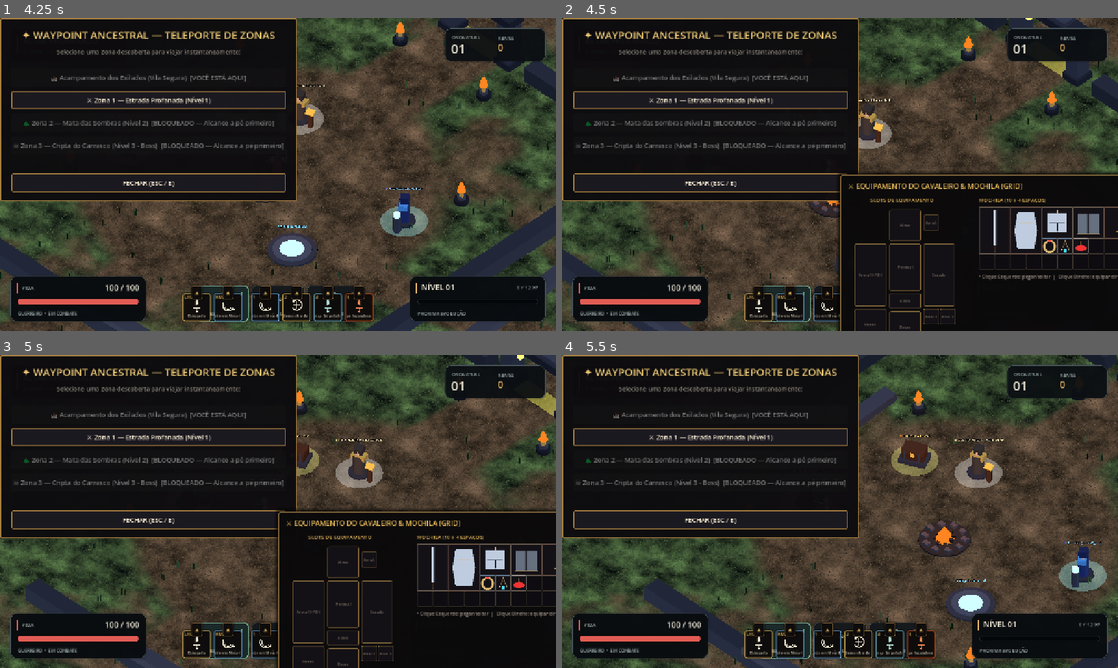
Above: before the commit, frames 1-4 (two rows, left to right).
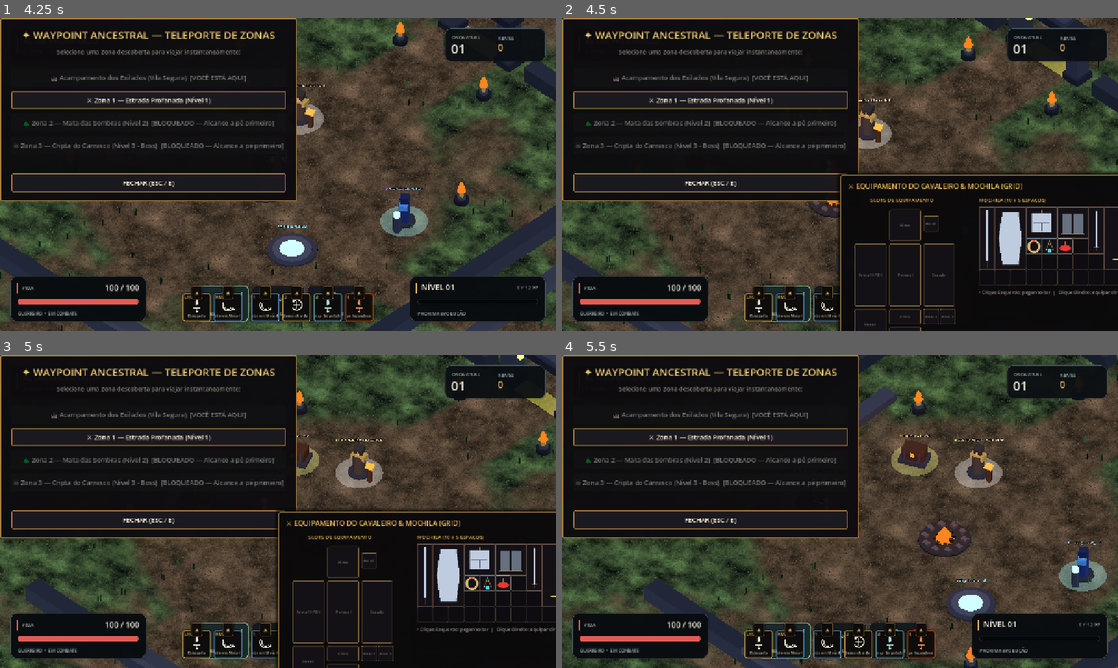
Above: after the commit, the same moments.

Repository: mguedesdev/tower-arpg
Game: Godot game, scene res://scenes/main.tscn
Two runs of this game, one before a commit and one after it. Both use one fixed random seed, a clock stepped at 60 frames per second and the inputs below.
Inputs (mouse positions are in pixels of both pictures, inside the frame that each line leads up to):
- Up to frame 1 (4.25 s): click "🗺 CAMPANHA ARPG (VILA & MAPAS…" at 0.5 s; tap Enter at 1.25 s; move the mouse to (400, 158) at 1.27 s; hold D (move_right) 1.28-2.03 s; tap 2 (form_arc) at 1.35 s; click (400, 158) at 1.42 s; tap Space at 1.52, 2.27, 3.77 s; move the mouse to (166, 190) at 2.02 s; hold S (move_down) 2.03-2.78 s; tap 3 (form_spin) at 2.1 s; move the mouse to (333, 105) at 2.77 s; hold D (move_right) 2.78-3.53 s; tap 1 (form_stab) at 2.85 s; move the mouse to (250, 237) at 3.52 s; hold W (move_up) from 3.53 s (still down); tap E at 3.6 s; click (250, 237) at 3.67 s
- Up to frame 2 (4.5 s): move the mouse to (1006, 221) at 4.27 s; release W (move_up) at 4.28 s; hold A (move_left) from 4.28 s (still down); tap I at 4.35 s
- Up to frame 3 (5 s): keep holding A (move_left); tap Space at 4.52 s
- Up to frame 4 (5.5 s): keep holding A (move_left); move the mouse to (673, 464) at 5.02 s; tap B at 5.1 s; tap Space at 5.27 s

Frame 1 is identical in both runs. In frame 2, 2.7% of the frame differs, in the area x 58-100%, y 57-100%; in frame 3, 2.7%; in frame 4, nothing differs.

Commit message:
refactor(items): refined item grid dimensions (1x3 dagger, 1x4 1H sword, 2x4 2H sword & armor, 2x2 gloves/helm/boots, 10x5 backpack)

Diff:
--- a/core/items/item_database.gd
+++ b/core/items/item_database.gd
@@ -17,52 +17,52 @@
 
 
 static func _initialize_catalog() -> void:
-	# 1. Espada Montante 2H (2x4 - 4 de altura, 2 de largura)
+	# 1. Espada Montante 2H (2 colunas x 4 linhas - 4x2 grande e pesada)
 	_register("greatsword_iron", "Espada Montante Pesada", ItemDefinition.ItemCategory.WEAPON_2H, ItemDefinition.EquipmentSlot.MAIN_HAND, Vector2i(2, 4), {
 		"dmg_min": 28, "dmg_max": 42, "atk_spd": 0.85, "req_str": 24, "req_agi": 10, "gold": 65, "icon": "res://assets/items/greatsword.png"
 	})
 
-	# 2. Espada Longa 1H (2x3)
-	_register("sword_steel", "Espada Longa de Aço", ItemDefinition.ItemCategory.WEAPON_1H, ItemDefinition.EquipmentSlot.MAIN_HAND, Vector2i(2, 3), {
+	# 2. Espada Longa 1H (1 coluna x 4 linhas - 4x1 fina e comprida)
+	_register("sword_steel", "Espada Longa de Aço", ItemDefinition.ItemCategory.WEAPON_1H, ItemDefinition.EquipmentSlot.MAIN_HAND, Vector2i(1, 4), {
 		"dmg_min": 16, "dmg_max": 24, "atk_spd": 1.10, "req_str": 16, "req_agi": 12, "gold": 40, "icon": "res://assets/items/sword.png"
 	})
 
-	# 3. Adaga Afiada (2x2)
-	_register("dagger_sharp", "Adaga de Aço", ItemDefinition.ItemCategory.WEAPON_1H, ItemDefinition.EquipmentSlot.MAIN_HAND, Vector2i(2, 2), {
+	# 3. Adaga Afiada (1 coluna x 3 linhas - 3x1 fina e compacta)
+	_register("dagger_sharp", "Adaga de Aço", ItemDefinition.ItemCategory.WEAPON_1H, ItemDefinition.EquipmentSlot.MAIN_HAND, Vector2i(1, 3), {
 		"dmg_min": 9, "dmg_max": 14, "atk_spd": 1.45, "req_str": 10, "req_agi": 18, "gold": 25, "icon": "res://assets/items/dagger.png"
 	})
 
-	# 4. Escudo de Torre (2x4)
+	# 4. Escudo de Torre (2 colunas x 4 linhas - 4x2)
 	_register("shield_tower", "Escudo de Torre de Ferro", ItemDefinition.ItemCategory.SHIELD, ItemDefinition.EquipmentSlot.OFF_HAND, Vector2i(2, 4), {
 		"armor": 32, "hp": 40, "req_str": 25, "gold": 55, "icon": "res://assets/items/tower_shield.png"
 	})
 
-	# 5. Escudo Redondo (2x3)
-	_register("shield_round", "Escudo com Crista", ItemDefinition.ItemCategory.SHIELD, ItemDefinition.EquipmentSlot.OFF_HAND, Vector2i(2, 3), {
+	# 5. Escudo Redondo (2 colunas x 2 linhas - 2x2)
+	_register("shield_round", "Escudo com Crista", ItemDefinition.ItemCategory.SHIELD, ItemDefinition.EquipmentSlot.OFF_HAND, Vector2i(2, 2), {
 		"armor": 18, "hp": 20, "req_str": 14, "gold": 30, "icon": "res://assets/items/shield.png"
 	})
 
-	# 6. Peitoral de Placas (2x3)
-	_register("chest_plate", "Peitoral de Placas de Aço", ItemDefinition.ItemCategory.CHEST, ItemDefinition.EquipmentSlot.CHEST, Vector2i(2, 3), {
+	# 6. Peitoral de Placas (2 colunas x 4 linhas - 4x2 robusto)
+	_register("chest_plate", "Peitoral de Placas de Aço", ItemDefinition.ItemCategory.CHEST, ItemDefinition.EquipmentSlot.CHEST, Vector2i(2, 4), {
 		"armor": 35, "hp": 50, "req_str": 22, "gold": 70, "icon": "res://assets/items/chest.png"
 	})
 
-	# 7. Elmo de Ferro (2x2)
+	# 7. Elmo de Ferro (2 colunas x 2 linhas - 4 slots)
 	_register("helm_iron", "Elmo de Ferro Pesado", ItemDefinition.ItemCategory.HELMET, ItemDefinition.EquipmentSlot.HELMET, Vector2i(2, 2), {
 		"armor": 16, "hp": 25, "req_str": 16, "gold": 35, "icon": "res://assets/items/helm.png"
 	})
 
-	# 8. Botas de Placa (2x2)
+	# 8. Botas de Placa (2 colunas x 2 linhas - 4 slots)
 	_register("boots_plate", "Grevas de Combate", ItemDefinition.ItemCategory.BOOTS, ItemDefinition.EquipmentSlot.BOOTS, Vector2i(2, 2), {
 		"armor": 12, "spd_pct": 0.08, "req_str": 14, "gold": 30, "icon": "res://assets/items/boots.png"
 	})
 
-	# 9. Luvas de Malha (2x2)
+	# 9. Luvas de Malha (2 colunas x 2 linhas - mais largas, 4 slots)
 	_register("gloves_chain", "Manoplas Reforçadas", ItemDefinition.ItemCategory.GLOVES, ItemDefinition.EquipmentSlot.GLOVES, Vector2i(2, 2), {
 		"armor": 10, "req_str": 12, "gold": 25, "icon": "res://assets/items/gloves.png"
 	})
 
-	# 10. Cinto Reforçado (2x1)
+	# 10. Cinto Reforçado (2 colunas x 1 linha - 2x1)
 	_register("belt_leather", "Cinto de Couro Cravejado", ItemDefinition.ItemCategory.BELT, ItemDefinition.EquipmentSlot.BELT, Vector2i(2, 1), {
 		"armor": 6, "hp": 18, "req_str": 10, "gold": 20, "icon": "res://assets/items/belt.png"
 	})
--- a/game/ui/items/inventory_equipment_modal.gd
+++ b/game/ui/items/inventory_equipment_modal.gd
@@ -141,7 +141,7 @@
 	left_vbox.add_child(doll_title)
 
 	var doll_root := Control.new()
-	doll_root.custom_minimum_size = Vector2(250, 310)
+	doll_root.custom_minimum_size = Vector2(250, 360)
 	left_vbox.add_child(doll_root)
 	_build_paperdoll(doll_root)
 
@@ -156,19 +156,19 @@
 	var v_sep := VSeparator.new()
 	body_hbox.add_child(v_sep)
 
-	# --- PAINEL DIREITO: MOCHILA (GRID 10x4) ---
+	# --- PAINEL DIREITO: MOCHILA (GRID 10x5) ---
 	var right_vbox := VBoxContainer.new()
 	right_vbox.add_theme_constant_override("separation", 8)
 	body_hbox.add_child(right_vbox)
 
 	var grid_title := Label.new()
-	grid_title.text = "MOCHILA (10 x 4 ESPAÇOS)"
+	grid_title.text = "MOCHILA (10 x 5 ESPAÇOS)"
 	grid_title.add_theme_font_size_override("font_size", 12)
 	grid_title.add_theme_color_override("font_color", GOLD_COLOR)
 	right_vbox.add_child(grid_title)
 
 	_grid_container = Control.new()
-	_grid_container.custom_minimum_size = Vector2(10 * CELL_SIZE, 4 * CELL_SIZE)
+	_grid_container.custom_minimum_size = Vector2(10 * CELL_SIZE, 5 * CELL_SIZE)
 	_grid_container.mouse_filter = Control.MOUSE_FILTER_PASS
 	_grid_container.gui_input.connect(_on_grid_gui_input)
 	right_vbox.add_child(_grid_container)
@@ -210,15 +210,15 @@
 
 
 func _build_paperdoll(root: Control) -> void:
-	# Posições clássicas do boneco
+	# Posições clássicas do boneco (com Peitoral 4x2 e Cinto ajustado)
 	_create_doll_slot(root, ItemDefinition.EquipmentSlot.HELMET, "Elmo", Vector2(96, 6), Vector2(2, 2))
-	_create_doll_slot(root, ItemDefinition.EquipmentSlot.AMULET, "Amul.", Vector2(174, 18), Vector2(1, 1))
-	_create_doll_slot(root, ItemDefinition.EquipmentSlot.CHEST, "Peitoral", Vector2(96, 84), Vector2(2, 3))
+	_create_doll_slot(root, ItemDefinition.EquipmentSlot.AMULET, "Amul.", Vector2(174, 20), Vector2(1, 1))
+	_create_doll_slot(root, ItemDefinition.EquipmentSlot.CHEST, "Peitoral", Vector2(96, 84), Vector2(2, 4))
 	_create_doll_slot(root, ItemDefinition.EquipmentSlot.MAIN_HAND, "Arma 1H/2H", Vector2(16, 84), Vector2(2, 4))
 	_create_doll_slot(root, ItemDefinition.EquipmentSlot.OFF_HAND, "Escudo", Vector2(174, 84), Vector2(2, 4))
 	_create_doll_slot(root, ItemDefinition.EquipmentSlot.GLOVES, "Luvas", Vector2(16, 234), Vector2(2, 2))
-	_create_doll_slot(root, ItemDefinition.EquipmentSlot.BELT, "Cinto", Vector2(96, 198), Vector2(2, 1))
-	_create_doll_slot(root, ItemDefinition.EquipmentSlot.BOOTS, "Botas", Vector2(96, 240), Vector2(2, 2))
+	_create_doll_slot(root, ItemDefinition.EquipmentSlot.BELT, "Cinto", Vector2(96, 234), Vector2(2, 1))
+	_create_doll_slot(root, ItemDefinition.EquipmentSlot.BOOTS, "Botas", Vector2(96, 276), Vector2(2, 2))
 	_create_doll_slot(root, ItemDefinition.EquipmentSlot.RING_1, "Anel 1", Vector2(174, 234), Vector2(1, 1))
 	_create_doll_slot(root, ItemDefinition.EquipmentSlot.RING_2, "Anel 2", Vector2(212, 234), Vector2(1, 1))
 
--- a/game/ui/items/item_icon_factory.gd
+++ b/game/ui/items/item_icon_factory.gd
@@ -51,9 +51,9 @@
 		ItemDefinition.ItemCategory.WEAPON_2H: # Espada Montante 2H (2x4)
 			_draw_greatsword(img, w, h, steel_color, accent_color)
 		ItemDefinition.ItemCategory.WEAPON_1H:
-			if def.grid_size.y <= 2: # Adaga (2x2)
+			if def.grid_size.x == 1 and def.grid_size.y <= 3: # Adaga (1x3)
 				_draw_dagger(img, w, h, steel_color, accent_color)
-			else: # Espada Longa 1H (2x3)
+			else: # Espada Longa 1H (1x4)
 				_draw_sword(img, w, h, steel_color, accent_color)
 		ItemDefinition.ItemCategory.SHIELD:
 			_draw_shield(img, w, h, dark_steel, accent_color)
@@ -109,27 +109,52 @@
 	var cx: int = w / 2
 	for y in range(6, h - 18):
 		for x in range(cx - 2, cx + 3):
-			img.set_pixel(x, y, steel)
-		img.set_pixel(cx, y, steel.lightened(0.25))
+			if x >= 0 and x < w:
+				img.set_pixel(x, y, steel)
+		if cx >= 0 and cx < w:
+			img.set_pixel(cx, y, steel.lightened(0.25))
 	var guard_y: int = h - 18
-	for x in range(cx - 10, cx + 11):
-		img.set_pixel(x, guard_y, gold)
+	for x in range(cx - 7, cx + 8):
+		if x >= 0 and x < w:
+			img.set_pixel(x, guard_y, gold)
 	for y in range(guard_y + 1, h - 6):
-		img.set_pixel(cx, y, Color(0.4, 0.25, 0.15))
-	img.set_pixel(cx, h - 5, gold)
+		if cx >= 0 and cx < w:
+			img.set_pixel(cx, y, Color(0.4, 0.25, 0.15))
+	if cx >= 0 and cx < w:
+		img.set_pixel(cx, h - 5, gold)
 
 
 static func _draw_dagger(img: Image, w: int, h: int, steel: Color, gold: Color) -> void:
 	var cx: int = w / 2
-	for y in range(10, h - 14):
+	for y in range(8, h - 14):
 		for x in range(cx - 1, cx + 2):
-			img.set_pixel(x, y, steel)
-	img.set_pixel(cx, 8, steel)
+			if x >= 0 and x < w:
+				img.set_pixel(x, y, steel)
+	if cx >= 0 and cx < w:
+		img.set_pixel(cx, 6, steel)
 	var gy: int = h - 14
-	for x in range(cx - 7, cx + 8):
-		img.set_pixel(x, gy, gold)
+	for x in range(cx - 5, cx + 6):
+		if x >= 0 and x < w:
+			img.set_pixel(x, gy, gold)
 	for y in range(gy + 1, h - 6):
-		img.set_pixel(cx, y, Color(0.4, 0.25, 0.15))
+		if cx >= 0 and cx < w:
+			img.set_pixel(cx, y, Color(0.4, 0.25, 0.15))
+
+
+static func _draw_gloves(img: Image, w: int, h: int, col: Color, gold: Color) -> void:
+	# Par de manoplas blindadas distintas e largas (2x2)
+	for y in range(12, h - 10):
+		# Luva esquerda
+		for x in range(8, w / 2 - 4):
+			img.set_pixel(x, y, col)
+		# Luva direita
+		for x in range(w / 2 + 4, w - 8):
+			img.set_pixel(x, y, col)
+	# Articulações douradas
+	for x in range(10, w / 2 - 6):
+		img.set_pixel(x, h / 2, gold)
+	for x in range(w / 2 + 6, w - 10):
+		img.set_pixel(x, h / 2, gold)
 
 
 static func _draw_shield(img: Image, w: int, h: int, base_col: Color, trim_col: Color) -> void:
@@ -189,14 +214,6 @@
 		img.set_pixel(x, h - 10, gold)
 
 
-static func _draw_gloves(img: Image, w: int, h: int, col: Color, gold: Color) -> void:
-	for y in range(12, h - 12):
-		for x in range(12, w - 12):
-			img.set_pixel(x, y, col)
-	for x in range(14, w - 14):
-		img.set_pixel(x, h - 13, gold)
-
-
 static func _draw_belt(img: Image, w: int, h: int, col: Color, gold: Color) -> void:
 	var cy: int = h / 2
 	for y in range(cy - 4, cy + 5):
--- a/scripts/main.gd
+++ b/scripts/main.gd
@@ -62,7 +62,7 @@
 var town_npc_modal: TownNpcModal
 var skill_bar_hud: SkillBarHUD
 var inventory_modal: InventoryEquipmentModal
-var backpack: SpatialInventoryGrid = SpatialInventoryGrid.new(10, 4)
+var backpack: SpatialInventoryGrid = SpatialInventoryGrid.new(10, 5)
 var stash_grid: SpatialInventoryGrid = SpatialInventoryGrid.new(10, 6)
 var equipment: CharacterEquipment = CharacterEquipment.new()
 var _ground_items_root: Node3D
--- a/tests/progression/test_spatial_inventory_suite.gd
+++ b/tests/progression/test_spatial_inventory_suite.gd
@@ -127,26 +127,29 @@
 func _test_icon_procedural_generation_all_sizes() -> void:
 	var cat: Dictionary = ItemDatabase.get_catalog()
 	var def_1x1: ItemDefinition = cat["ring_ruby"]
+	var def_1x3: ItemDefinition = cat["dagger_sharp"]
+	var def_1x4: ItemDefinition = cat["sword_steel"]
 	var def_2x2: ItemDefinition = cat["helm_iron"]
-	var def_2x3: ItemDefinition = cat["chest_plate"]
-	var def_2x4: ItemDefinition = cat["greatsword_iron"]
+	var def_2x4: ItemDefinition = cat["chest_plate"]
 
 	var tex_1x1 := ItemIconFactory.get_icon(def_1x1)
+	var tex_1x3 := ItemIconFactory.get_icon(def_1x3)
+	var tex_1x4 := ItemIconFactory.get_icon(def_1x4)
 	var tex_2x2 := ItemIconFactory.get_icon(def_2x2)
-	var tex_2x3 := ItemIconFactory.get_icon(def_2x3)
 	var tex_2x4 := ItemIconFactory.get_icon(def_2x4)
 
-	_check(tex_1x1 != null and tex_1x1.get_width() == 32 and tex_1x1.get_height() == 32, "14a. Ícone 1x1 gerado com 32x32 pixels")
-	_check(tex_2x2 != null and tex_2x2.get_width() == 64 and tex_2x2.get_height() == 64, "14b. Ícone 2x2 gerado com 64x64 pixels")
-	_check(tex_2x3 != null and tex_2x3.get_width() == 64 and tex_2x3.get_height() == 96, "14c. Ícone 2x3 gerado com 64x96 pixels")
-	_check(tex_2x4 != null and tex_2x4.get_width() == 64 and tex_2x4.get_height() == 128, "14d. Ícone 2x4 (Montante) gerado com 64x128 pixels")
+	_check(tex_1x1 != null and tex_1x1.get_width() == 32 and tex_1x1.get_height() == 32, "14a. Ícone 1x1 (Anel) gerado com 32x32 pixels")
+	_check(tex_1x3 != null and tex_1x3.get_width() == 32 and tex_1x3.get_height() == 96, "14b. Ícone 1x3 (Adaga fina) gerado com 32x96 pixels")
+	_check(tex_1x4 != null and tex_1x4.get_width() == 32 and tex_1x4.get_height() == 128, "14c. Ícone 1x4 (Espada 1H) gerado com 32x128 pixels")
+	_check(tex_2x2 != null and tex_2x2.get_width() == 64 and tex_2x2.get_height() == 64, "14d. Ícone 2x2 (Elmo/Luva/Bota) gerado com 64x64 pixels")
+	_check(tex_2x4 != null and tex_2x4.get_width() == 64 and tex_2x4.get_height() == 128, "14e. Ícone 2x4 (Peitoral/Montante 2H) gerado com 64x128 pixels")
 
 
 func _test_main_scene_inventory_integration() -> void:
 	var main_node = MAIN_SCENE.instantiate()
 	root.add_child(main_node)
 
-	_check(main_node.backpack != null, "15. Mochila espacial (backpack 10x4) inicializada na Main")
+	_check(main_node.backpack != null and main_node.backpack.columns == 10 and main_node.backpack.rows == 5, "15. Mochila espacial (backpack 10x5) inicializada na Main")
 	_check(main_node.equipment != null, "16. Gerenciador de Equipamento (Paperdoll) inicializado")
 	_check(main_node.inventory_modal != null, "17. Modal de Inventário & Paperdoll adicionado ao HUD")
 	_check(main_node.backpack.items.size() >= 5, "18. Itens de partida foram distribuídos na mochila para teste imediato")
